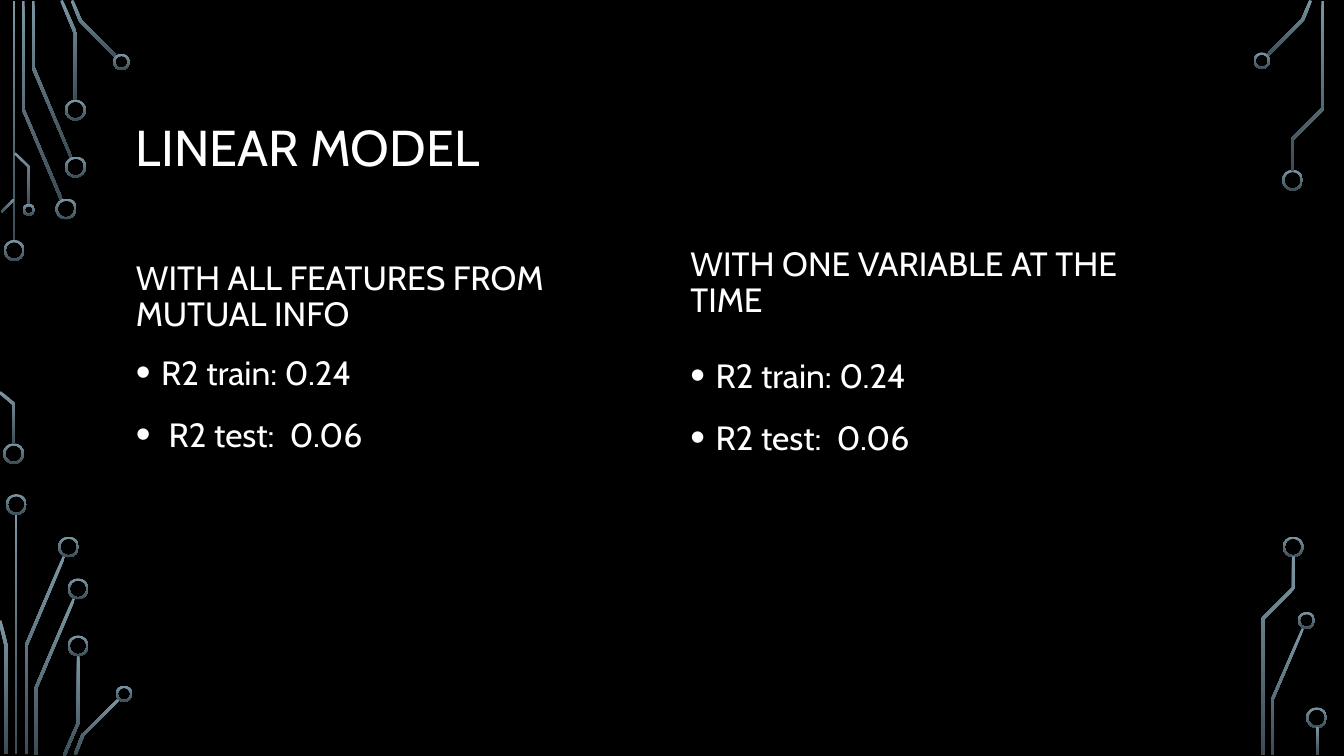
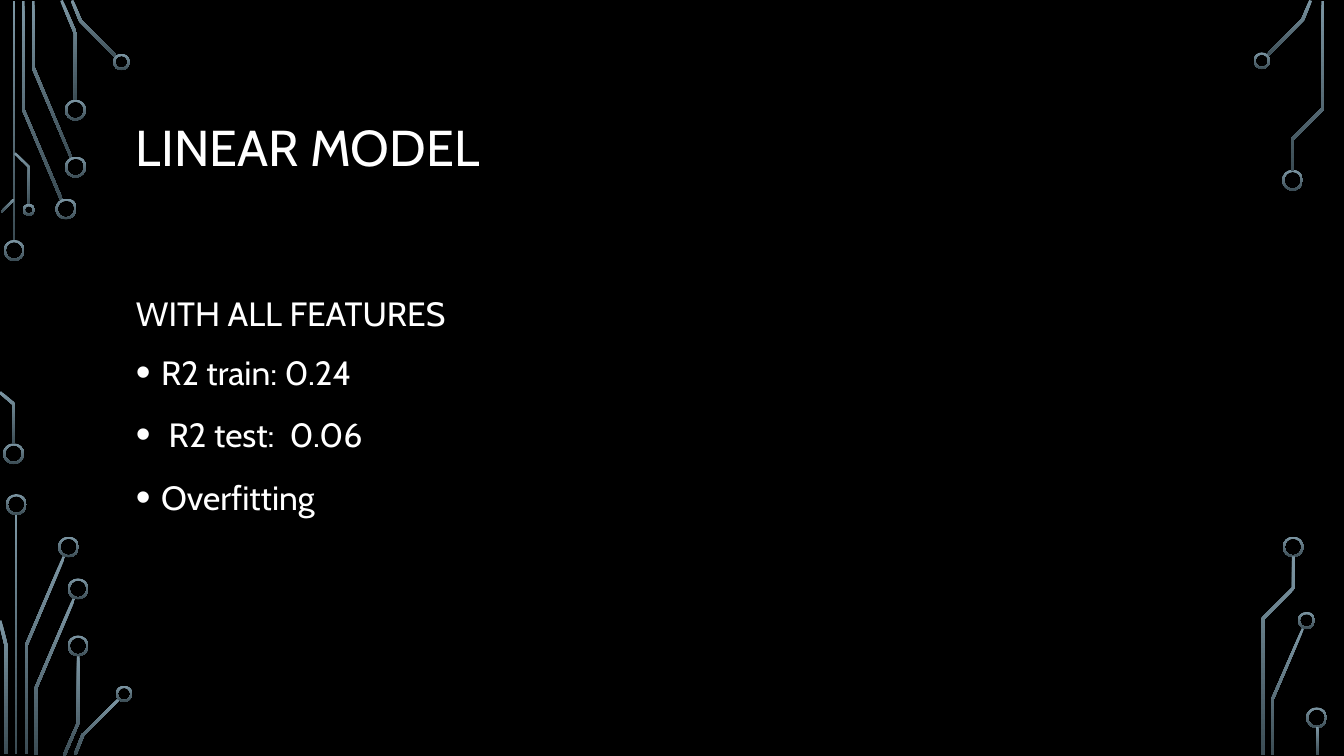
Before and after one commit to bugraefendi/ML-Grades, a slide deck: slide 12 of UpdateMachine Learning I Short Project.pptx. Drawn at 1344x756 pixels with LibreOffice and Linux fonts; fonts in the diff are those of the drawing; background and template pictures are left out. Boxes give left, top, right and bottom in pixels: in the first picture for what was removed or moved away, otherwise in the second. Text is boxed around its words. In the diff, an @@ line names an element or a change of style, - is before the commit and + after.

```diff
--- a/UpdateMachine Learning I Short Project.pptx
+++ b/UpdateMachine Learning I Short Project.pptx
@@ text removed at (x1=690, y1=252, x2=1117, y2=312) @@
-WITH ONE VARIABLE AT THE TIME
@@ text at (x1=136, y1=302, x2=446, y2=327): text changed @@
-WITH ALL FEATURES FROM MUTUAL INFO
+WITH ALL FEATURES
@@ text removed at (x1=716, y1=364, x2=910, y2=451) @@
-• R2 train: 0.24
-• R2 test: 0.06
@@ text at (x1=161, y1=484, x2=315, y2=518): paragraph added @@
+• Overfitting
```
Also in this commit, not shown: 1 other slide changed, 1 slide added.
